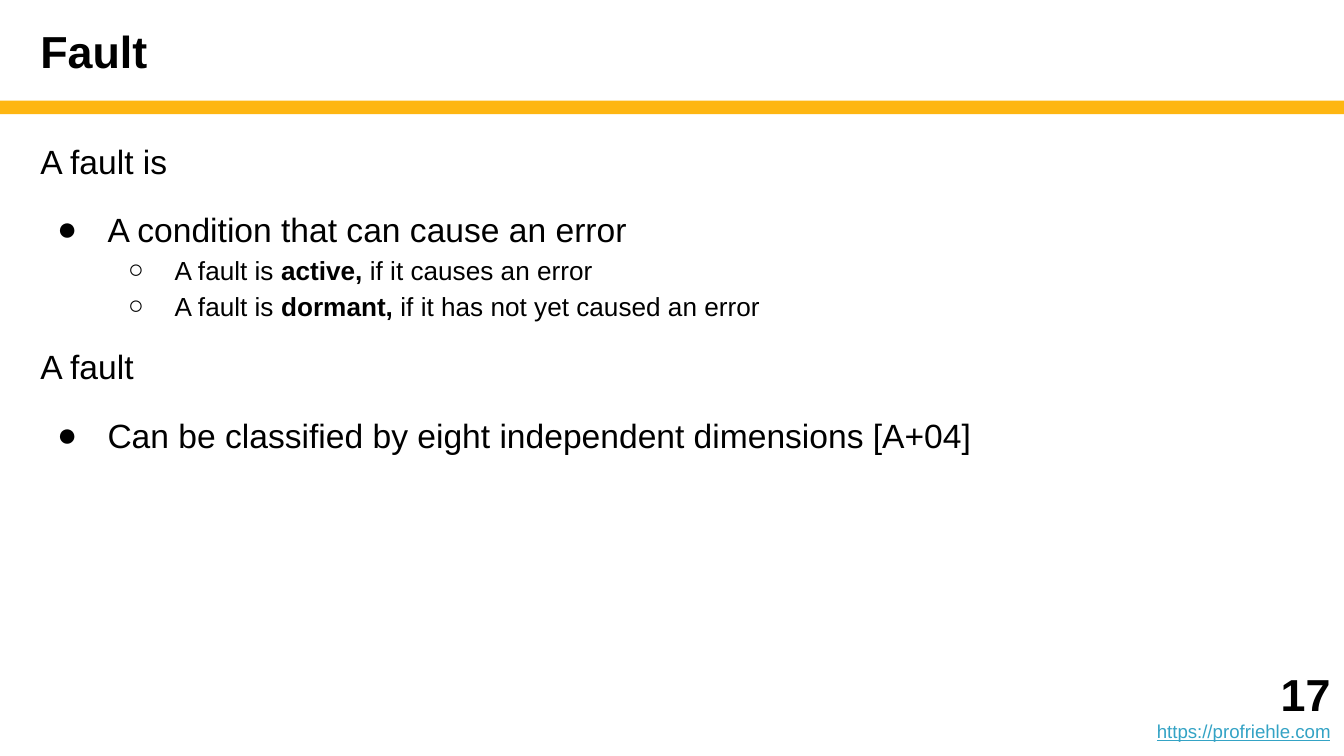
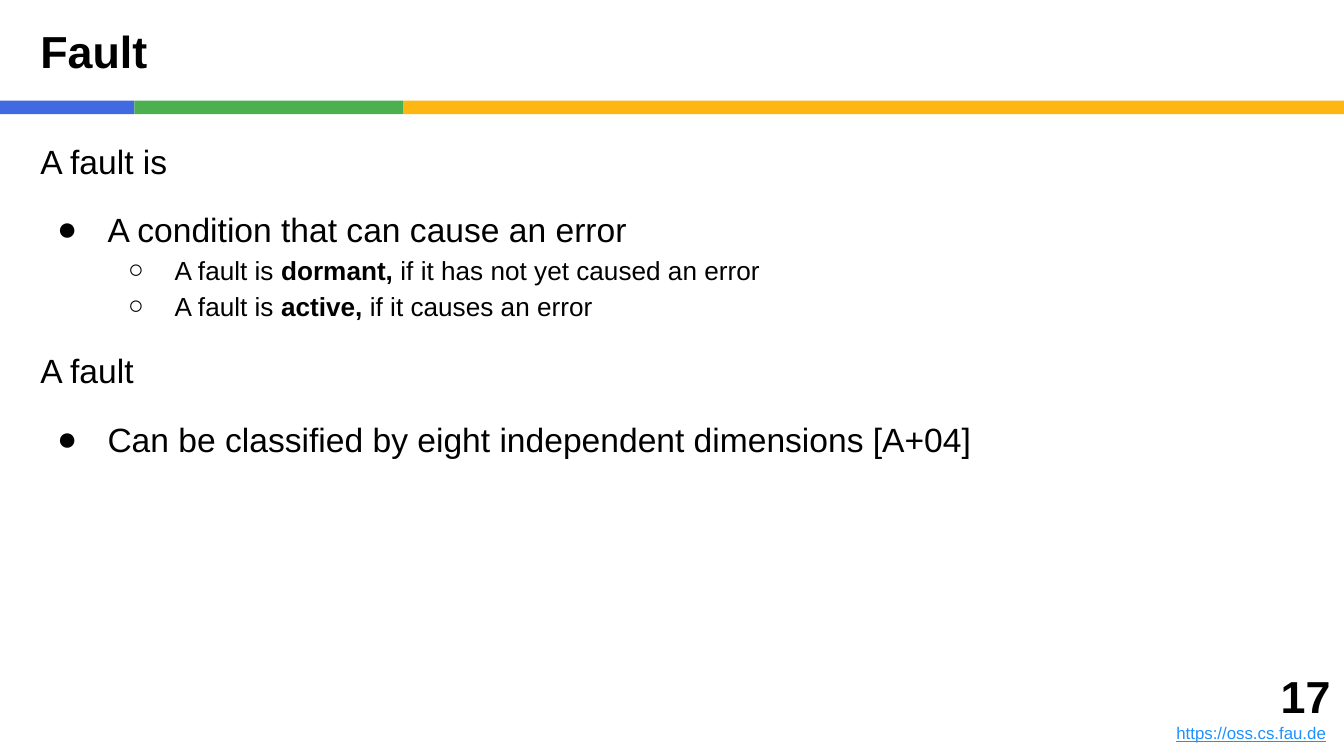
Before and after one commit to dirkriehle/adap-course, a slide deck: slide 17 of Lecture slides/ADAP B05 - Error and Exception Handling.pptx. Drawn at 1344x756 pixels with LibreOffice and Linux fonts; fonts in the diff are those of the drawing. Boxes give left, top, right and bottom in pixels: in the first picture for what was removed or moved away, otherwise in the second. Text is boxed around its words. In the diff, an @@ line names an element or a change of style, - is before the commit and + after.

```diff
--- a/Lecture slides/ADAP B05 - Error and Exception Handling.pptx
+++ b/Lecture slides/ADAP B05 - Error and Exception Handling.pptx
@@ rectangle added at (0, 101, 134, 114), fill #4169E1 @@
@@ rectangle added at (134, 101, 403, 114), fill #4CAF50 @@
@@ rectangle: place and size @@
-rectangle at (0, 101, 1344, 114)
+rectangle at (403, 101, 1344, 114)
@@ text at (175, 261, 759, 286): paragraph added @@
+  ○ A fault is dormant, if it has not yet caused an error
@@ text at (175, 297, 759, 322): paragraph removed @@
-  ○ A fault is dormant, if it has not yet caused an error
@@ text at (40, 358, 133, 384): more space between paragraphs @@
@@ text: place and size @@
-text at (1157, 680, 1331, 742)
+text at (1176, 682, 1331, 743)
@@ text at (1176, 726, 1325, 743): text changed; size 10 to 9 pt; text colour #34A3C5 to #1E90FF @@
-https://profriehle.com
+https://oss.cs.fau.de
```
Also in this commit, not shown: 53 other slides changed, 17 other files.
